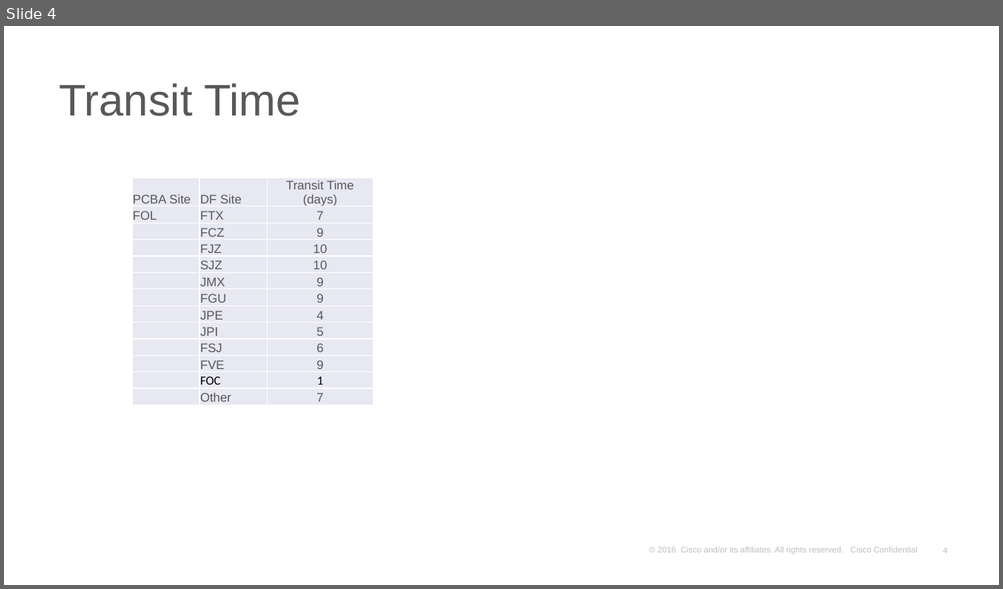
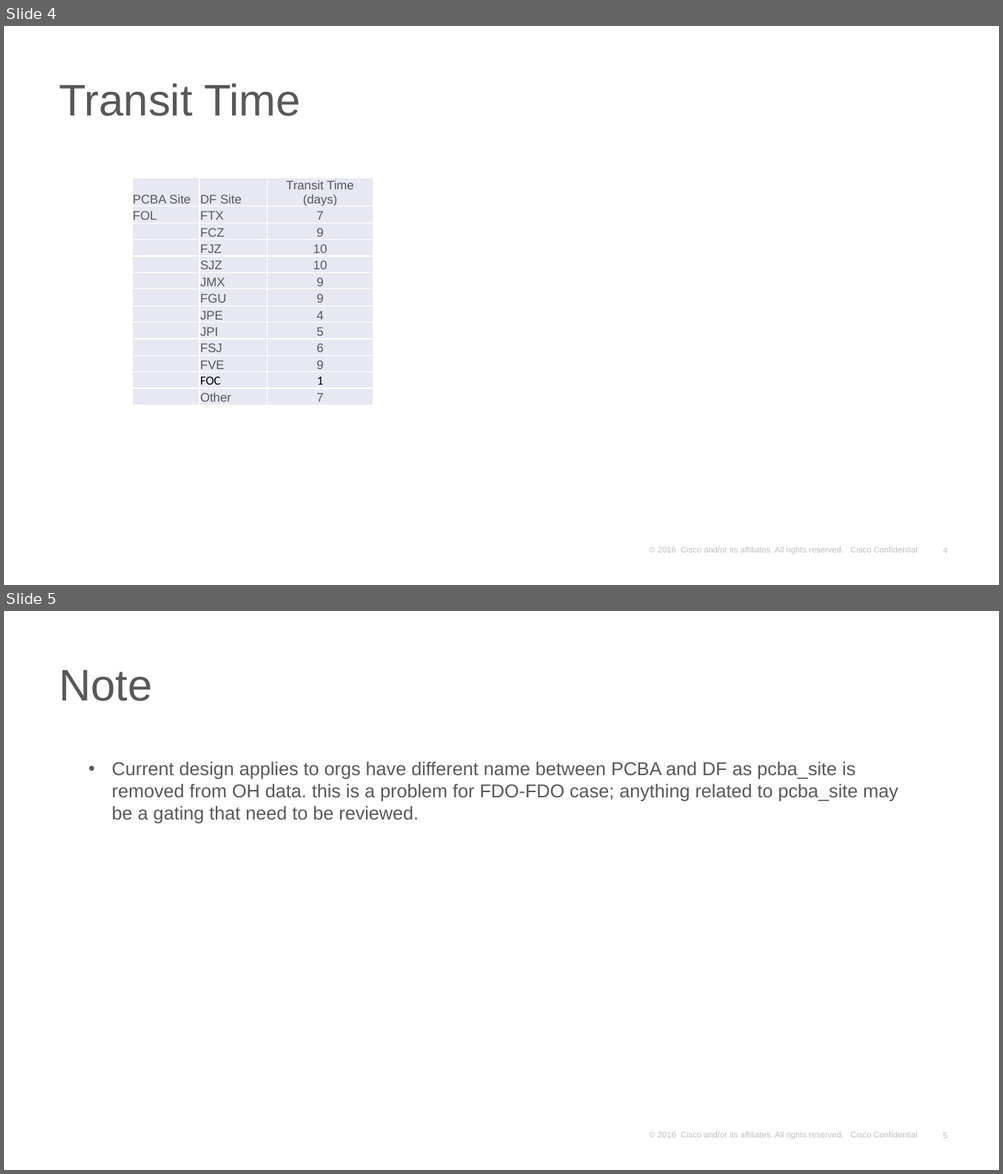
Before and after one commit to kenwang4585/pcba_allocation, a slide deck: PCBA allocation Sep 29.pptx. Shown one above the other, each under a label of ours: slide 4 before the commit, slides 4 and 5 after it. The pictures are 1003x589 and 1003x1174 pixels, drawn with LibreOffice and Linux fonts; fonts in the diff are those of the drawing; background and template pictures are left out. Boxes give left, top, right and bottom in pixels: in the first picture for what was removed or moved away, otherwise in the second. Text is boxed around its words. In the diff, an @@ line names an element or a change of style, - is before the commit and + after.

```diff
--- a/PCBA allocation Sep 29.pptx
+++ b/PCBA allocation Sep 29.pptx
@@ slide 5 added at (4,611,999,1170), background #FFFFFF; not listed: 2 template elements that a slide beside it also shows @@
@@ title added at (59,670,152,701), 42.7 pt, text #58585B @@
+Note
@@ text added at (112,761,898,823), 18 pt, text #58585B @@
+• Current design applies to orgs have different name between PCBA and DF as pcba_site is removed from OH data. this is a problem for FDO-FDO case; anything related to pcba_site may be a gating that need to be reviewed.
```
Also in this commit, not shown: 7 other files.
